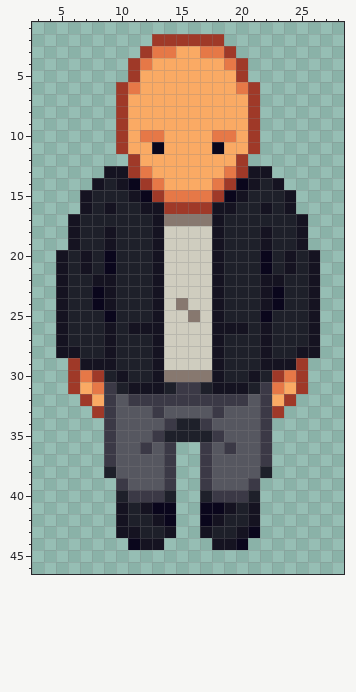
One commit to this pixel-art sprite: graphics/aliados/aliado.png. Above: the version before the commit.
The file is 32x50 pixels. Colours within 5 levels of each other are drawn and written as one. Shown: x 3..28, y 1..46.
After:
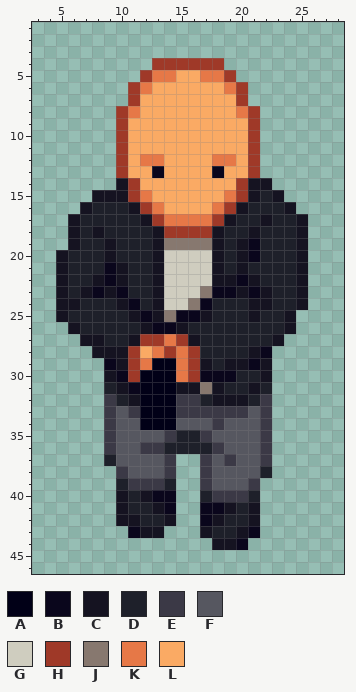
Palette (. is transparent): A #010017  B #0a061c  C #151321  D #1e202a  E #3b3946  F #565760  G #cfcdbf  H #9f3928  J #87786f  K #e67847  L #faaa64
Edits made:
Changed rows in their new state; - is an unchanged pixel.
first column x 5:
 2 --------......--------
 3 -------........-------
 4 ------..HHHHHH..------
 5 ------.HKK--KKH.------
 6 -----.HK------KH.-----
 7 -----.H--------H.-----
 8 ------K--------K------
10 -------LL----LL-------
11 --------L----L--------
12 -----HLKK----KKLH-----
13 ----.HLLB----BLLH.----
14 ---..-HLL----LLH-C.---
15 --.CCCHKLLLLLLKHC-C.--
16 ----D-CHKLLLLKHC-D----
17 -------CHKKKKHC--C----
18 ---CD----HHHH---CD----
19 ---------JJJJ--CBD----
20 --D-C----------CBD-DC.
21 --D--C---------C-D-DC.
22 ----BC--------CBCDD-C.
23 --C--B------JBBCB-D-C.
24 -C-DDCB---GJBD--C-D-C.
25 ----D-CB-JBBCD--CD-C..
26 .C--D-D-BBCDDDDD-D-C..
27 ..CCD-CHHKHCDD---DC...
28 ...C-CHLKHKHDD--CB....
29 -...BCHKAAKHCDCCB-...-
30 -...CBHAAAKHBBB-DC...-
31 -...DCBAAACCJ-DDCD...-
32 --..-DCAAA--DCCCD-..--
33 ---.--EAAAEEE-EE--.---
34 -------AAAFFFE--------
35 --------FE--EF--------
36 --------EDDDDEF-------
37 ----D---------E-------
38 ----.E----------------
39 -----DEEED------------
40 -----CDCBB------------
41 -------DC-------------
42 ------C-DC------------
43 -----.BCC.------------
44 ------...-------------
